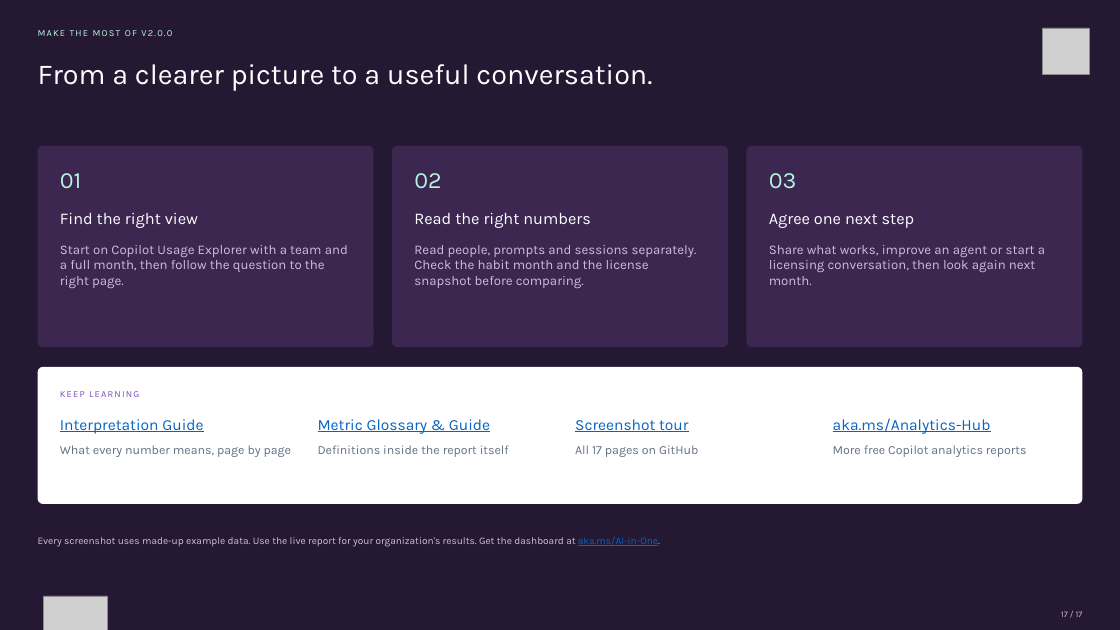
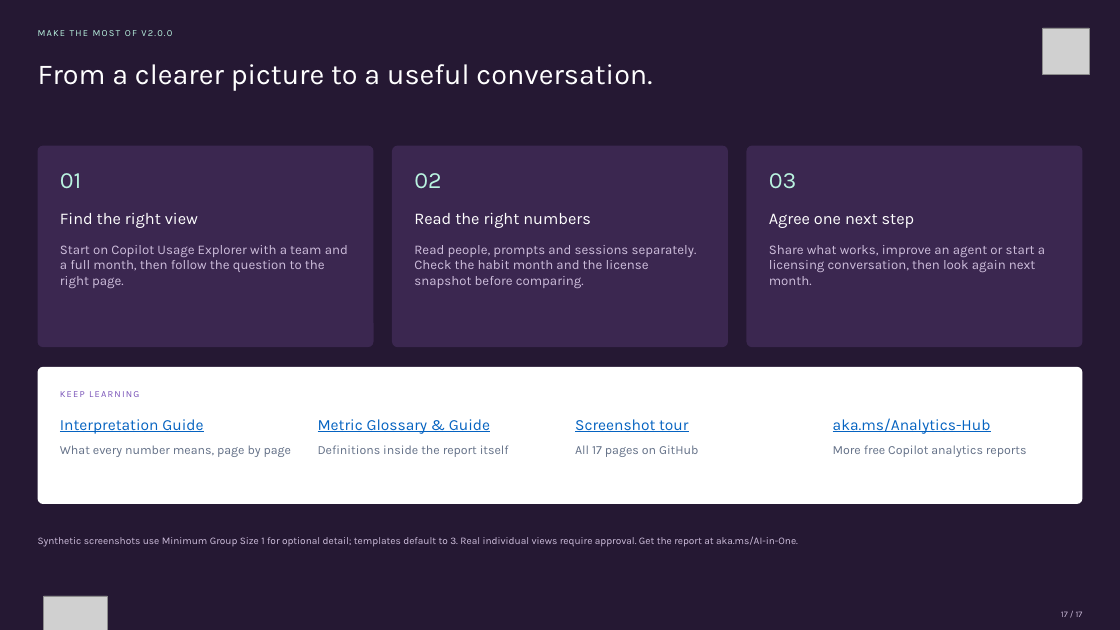
Before and after one commit to microsoft/AI-in-One-Dashboard, a slide deck: slide 17 of AI-in-One-v2.0.0-Storyboard.pptx. Drawn at 1120x630 pixels with LibreOffice and Linux fonts; fonts in the diff are those of the drawing; grey boxes stand for pictures. Boxes give left, top, right and bottom in pixels: in the first picture for what was removed or moved away, otherwise in the second. Text is boxed around its words. In the diff, an @@ line names an element or a change of style, - is before the commit and + after.

```diff
--- a/AI-in-One-v2.0.0-Storyboard.pptx
+++ b/AI-in-One-v2.0.0-Storyboard.pptx
@@ text at (x1=38, y1=536, x2=798, y2=547): text changed @@
-Every screenshot uses made-up example data. Use the live report for your organization's results. Get the dashboard at aka.ms/AI-in-One.
+Synthetic screenshots use Minimum Group Size 1 for optional detail; templates default to 3. Real individual views require approval. Get the report at aka.ms/AI-in-One.
```
Also in this commit, not shown: 11 other slides changed, 28 other files.
